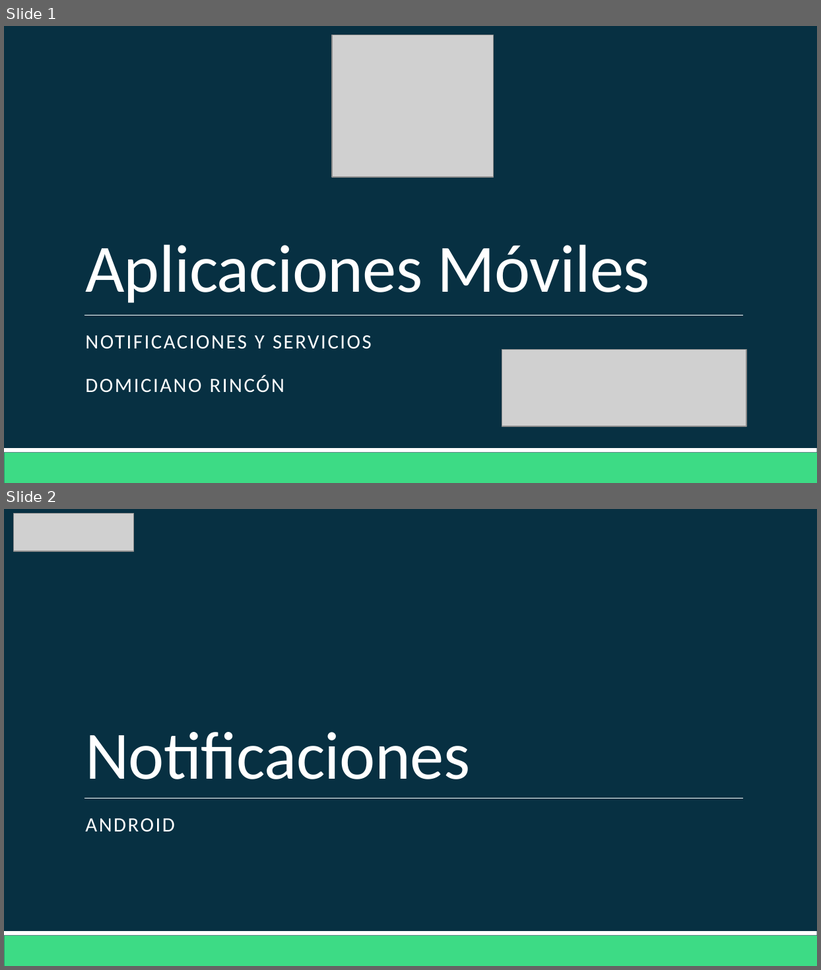
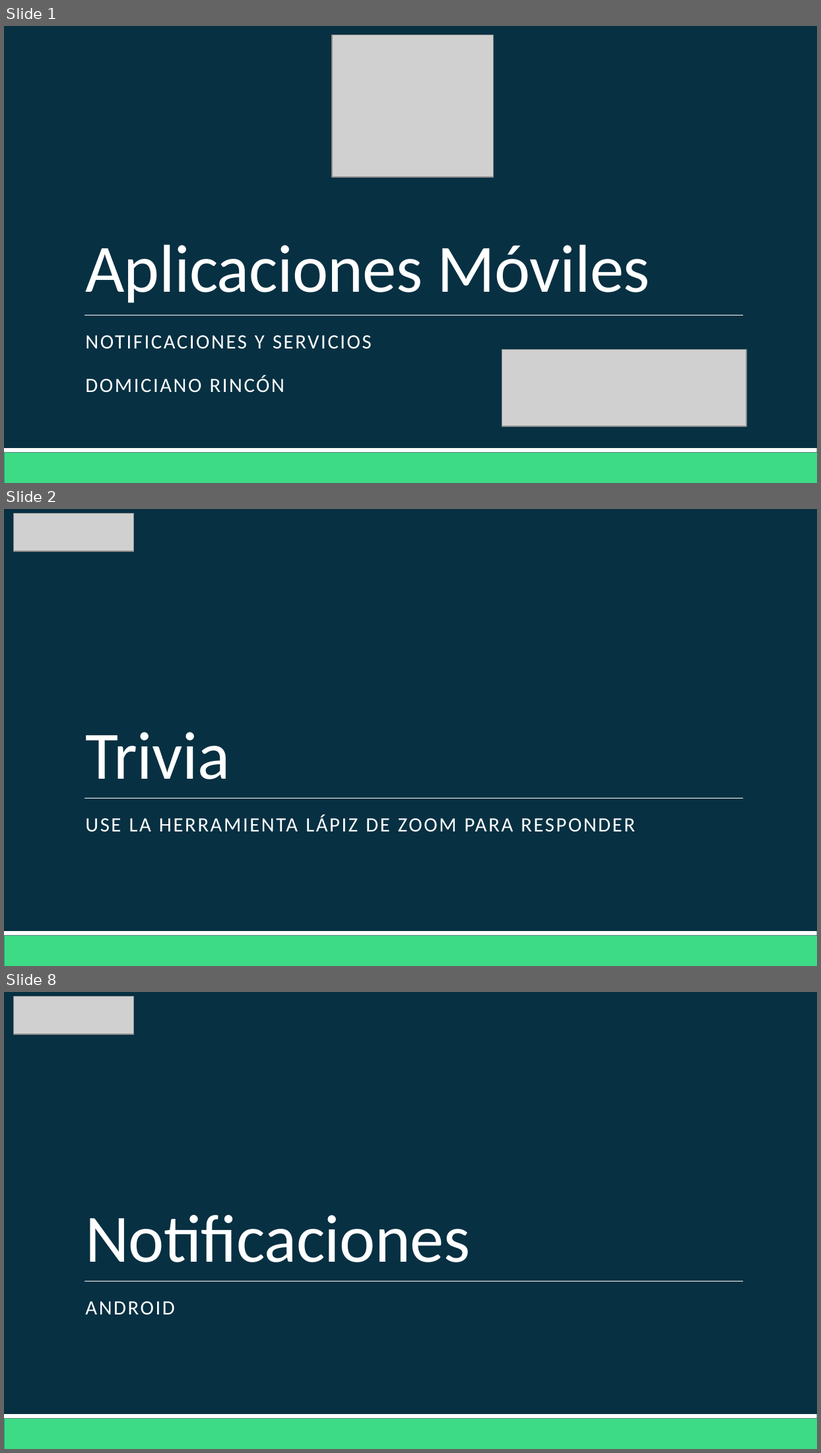
Before and after one commit to Domiciano/AppMoviles201, a slide deck: Clase 12/Clase 12.pptx. Shown one above the other, each under a label of ours: slides 1 and 2 before the commit, slides 1, 2 and 8 after it; the slides between them are not shown. The pictures are 821x970 and 821x1453 pixels, drawn with LibreOffice and Linux fonts; fonts in the diff are those of the drawing; grey boxes stand for pictures. Boxes give left, top, right and bottom in pixels: in the first picture for what was removed or moved away, otherwise in the second. Text is boxed around its words. In the diff, an @@ line names an element or a change of style, - is before the commit and + after.

```diff
--- a/Clase 12/Clase 12.pptx
+++ b/Clase 12/Clase 12.pptx
@@ slide 2 added at bbox=[4, 509, 817, 966], background #073042; not listed: 3 template elements that a slide beside it also shows @@
@@ picture added at bbox=[14, 513, 134, 551] @@
@@ title added at bbox=[85, 732, 230, 780], 60 pt, text #FFFFFF @@
+Trivia
@@ subtitle added at bbox=[85, 815, 635, 832], 18 pt, text #FFFFFF @@
+USE LA HERRAMIENTA LÁPIZ DE ZOOM PARA RESPONDER
@@ what was slide 2 is now slide 8 @@
```
Also in this commit, not shown: 12 other slides added, 2 other files.
